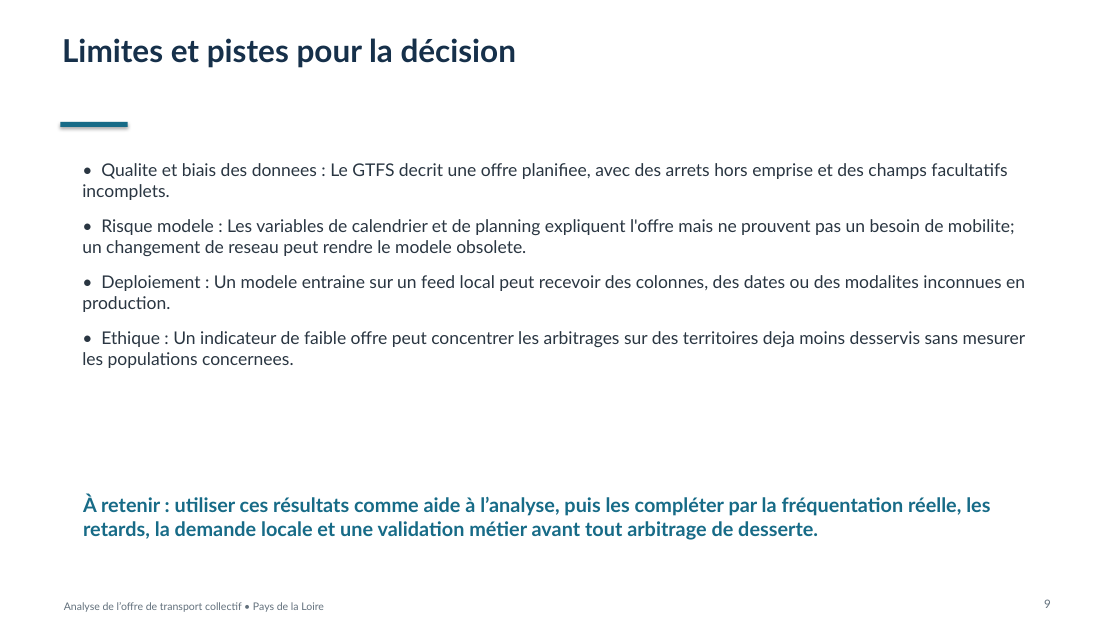
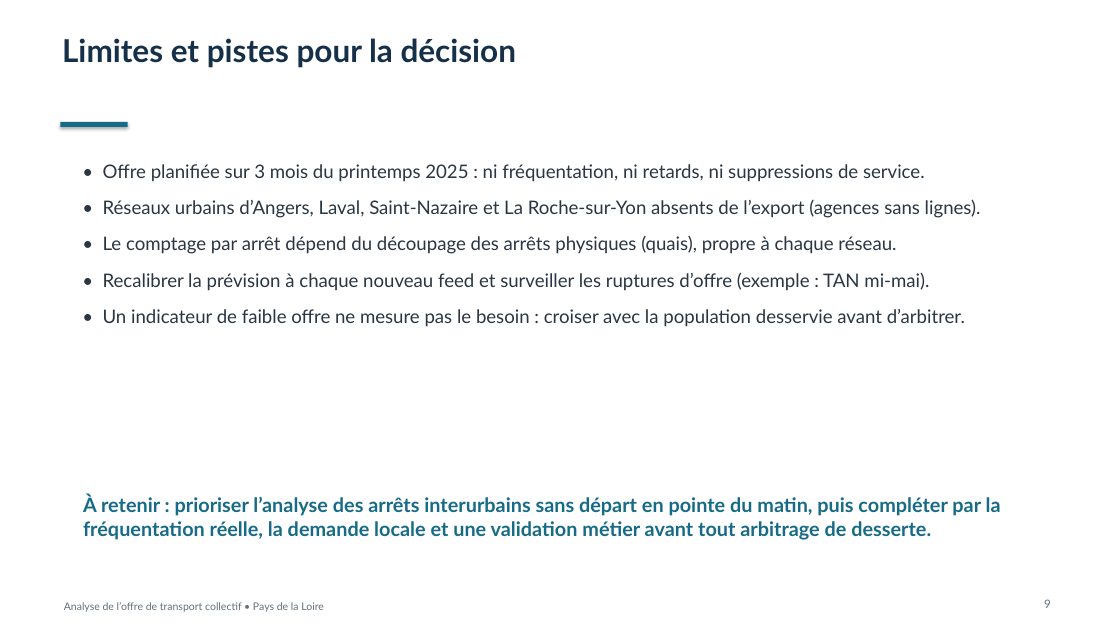
Before and after one commit to pat-pajero85/PROJET-FINAL-PATRICK, a slide deck: slide 9 of reports/presentation_analyse_mobilite.pptx. Drawn at 1120x630 pixels with LibreOffice and Linux fonts; fonts in the diff are those of the drawing. Boxes give left, top, right and bottom in pixels: in the first picture for what was removed or moved away, otherwise in the second. Text is boxed around its words. In the diff, an @@ line names an element or a change of style, - is before the commit and + after.

Commit message:
Présentation : profil horaire et type de jour recalculés sur la fenêtre valide
- profil_offre (étape 7) : départs par période horaire et type de jour sur
  les jours normaux de la fenêtre, grille complète (remplace H1/H2 de
  l'étape 4), figure etape7_profil_horaire.png et test
- generer_presentation.py lit uniquement etape7_offre_fenetre_valide.json :
  les diapositives H1/H2/H3 de l'étape 4 sont remplacées par le profil
  horaire ; audit, faible desserte, prévision vs réel et limites revus
- README et doc 09 complétés

```diff
--- a/reports/presentation_analyse_mobilite.pptx
+++ b/reports/presentation_analyse_mobilite.pptx
@@ text at box(103, 164, 981, 327): text changed; size 15 to 16 pt @@
-• Qualite et biais des donnees : Le GTFS decrit une offre planifiee, avec des arrets hors emprise et des champs facultatifs incomplets.
-• Risque modele : Les variables de calendrier et de planning expliquent l'offre mais ne prouvent pas un besoin de mobilite; un changement de reseau peut rendre le modele obsolete.
-• Deploiement : Un modele entraine sur un feed local peut recevoir des colonnes, des dates ou des modalites inconnues en production.
-• Ethique : Un indicateur de faible offre peut concentrer les arbitrages sur des territoires deja moins desservis sans mesurer les populations concernees.
+• Offre planifiée sur 3 mois du printemps 2025 : ni fréquentation, ni retards, ni suppressions de service.
+• Réseaux urbains d’Angers, Laval, Saint-Nazaire et La Roche-sur-Yon absents de l’export (agences sans lignes).
+• Le comptage par arrêt dépend du découpage des arrêts physiques (quais), propre à chaque réseau.
+• Recalibrer la prévision à chaque nouveau feed et surveiller les ruptures d’offre (exemple : TAN mi-mai).
+• Un indicateur de faible offre ne mesure pas le besoin : croiser avec la population desservie avant d’arbitrer.
@@ text at box(83, 495, 1001, 540): text changed @@
-À retenir : utiliser ces résultats comme aide à l’analyse, puis les compléter par la fréquentation réelle, les retards, la demande locale et une validation métier avant tout arbitrage de desserte.
+À retenir : prioriser l’analyse des arrêts interurbains sans départ en pointe du matin, puis compléter par la fréquentation réelle, la demande locale et une validation métier avant tout arbitrage de desserte.
```
Also in this commit, not shown: 5 other slides changed, 3 slides added, 3 slides removed, 7 other files.
